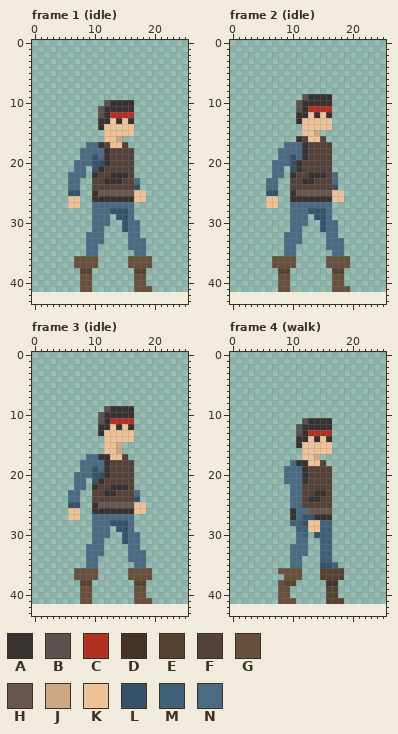
Two states of a pixel-art file, assets/sprites/pc/male.aseprite. Above: the version before the commit.
26x42 pixels, 34 frames. Colours within 5 levels of each other are drawn and written as one. Shown: frame 1 (idle), frame 2 (idle), frame 3 (idle), frame 4 (walk). The old version is drawn lined up with the new one, on the new canvas. The commit also changed other frames, which this record leaves out.
Visible layers, top first: "Head", "Body", "Legs".
Palette (. is transparent): A #373230  B #5a5350  C #b23124  D #443425  E #554230  F #544139  G #67513d  H #69564d  J #cea884  K #eec39a  L #36526a  M #3f6178  N #4b6a84
Pixels before, frame 1 (idle), first column x 6:
10 ......BAAAA...
11 .....BAAAAA...
12 .....BACCCC...
13 .....AAKAKA...
14 .....AKKKKK...
15 ......KKKKK...
16 ......KKJ.....
17 ...NNAFKKF....
18 ..NNNNAFFFF...
19 ..NNLNAFFFF...
20 .NNNLLAFFFF...
21 .NN.LAFFFFF...
22 NNN.AFFAAAF...
23 NN..FFAAAFFN..
24 NN..FFFFFFFL..
25 LL..AHHHHHHKK.
26 KK..AAAAAAAKK.
27 KK..NNNNNNN...
28 ....NNNLLLN...
29 ....NNN.LLN...
30 ....NNN..LNN..
31 ....NN...LNN..
32 ...NNN....NN..
33 ...NNN....NNN.
34 ...NN.....NNN.
35 ...NN......NN.
36 .GGGG.....GGGG
37 .GGGG.....GGGG
38 ..EE.......EE.
39 ..GG.......GG.
40 ..GG.......GG.
41 ..GG.......GGG
Pixels before, frame 2 (idle), first column x 6:
 9 ......BAAAA...
10 .....BAAAAA...
11 .....BACCCC...
12 .....AAKAKA...
13 .....AKKKKK...
14 ......KKKKK...
15 ......KKJ.....
16 .....AFKKF....
17 ...NNNAFFFF...
18 ..NNNNAFFFF...
19 ..NNLNAFFFF...
20 .NNNLAFFFFF...
21 .NN.LAFFFFF...
22 .NN.AFFAAAFN..
23 NN..FFAAFFFN..
24 NN..FFFFFFFL..
25 LL..AHHHHHHKK.
26 KK..AAAAAAAKK.
27 KK..NNNNNNN...
28 ....NNNLLLN...
29 ....NNN.LLN...
30 ....NNN..LNN..
31 ....NN...LNN..
32 ...NNN....NN..
33 ...NNN....NNN.
34 ...NN.....NNN.
35 ...NN......NN.
36 .GGGG.....GGGG
37 .GGGG.....GGGG
38 ..EE.......EE.
39 ..GG.......GG.
40 ..GG.......GG.
41 ..GG.......GGG
Pixels before, frame 3 (idle), first column x 6:
 9 ......BAAAA...
10 .....BAAAAA...
11 .....BACCCC...
12 .....AAKAKA...
13 .....AKKKKK...
14 ......KKKKK...
15 ......KKJ.....
16 ......KKJ.....
17 ...NNAAKKF....
18 ..NNNNAFFFF...
19 ..NNLNAFFFF...
20 .NNNLLAFFFF...
21 .NN.LAFFFFF...
22 .NN.AFFAAAF...
23 NN..FFAAFFFN..
24 NN..FFFFFFFL..
25 LL..AHHHHHHKK.
26 KK..AAAAAAAKK.
27 KK..NNNNNNN...
28 ....NNNLLLN...
29 ....NNN.LLN...
30 ....NNN..LNN..
31 ....NN...LNN..
32 ...NNN....NN..
33 ...NNN....NNN.
34 ...NN.....NNN.
35 ...NN......NN.
36 .GGGG.....GGGG
37 .GGGG.....GGGG
38 ..EE.......EE.
39 ..GG.......GG.
40 ..GG.......GG.
41 ..GG.......GGG
Pixels before, frame 4 (walk), first column x 8:
11 ....BAAAA..
12 ...BAAAAA..
13 ...BACCCC..
14 ...AAKAKA..
15 ...AKKKKK..
16 ....KKKKK..
17 ....KKJ....
18 ..NAAKKF...
19 .NNNAFFFF..
20 .NNNAFFFF..
21 .NNNAFFFF..
22 ..NNFFFFF..
23 ..NNFFAAF..
24 ..NNFAAFF..
25 ..NNFFFFF..
26 ..ANNHHHH..
27 ..ANLLAAA..
28 ..MMLKKMM..
29 ...MMKKMM..
30 ...NM.LMM..
31 ...NN..MM..
32 ..NNN..MM..
33 ..NNN..MM..
34 ..NN...MM..
35 ..NN...LLM.
36 GGGG...EEEE
37 .GGG...EEEE
38 GEE.....DD.
39 GG......EE.
40 GG......EE.
41 GGG.....EEE
After:
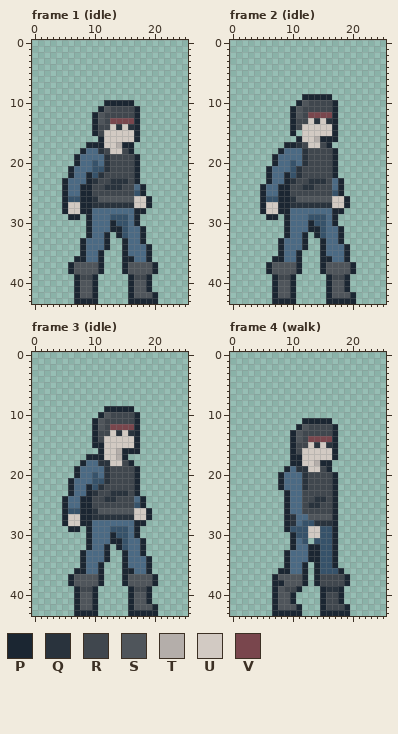
Colours new in this view: P #1b2632  Q #29333d  R #40474e  S #4f555b  T #b4aeaa  U #d2cac3  V #79464d
Edits made:
canvas 26x42 -> 26x44
Changed rows in their new state; - is an unchanged pixel.
Frame 1 (idle):
first column x 5:
10 -------PPPPP----
11 ------PSRRRRP---
12 -----PSRRRRRP---
13 -----PSRVVVVP---
14 -----PRRUQUQP---
15 -----PRUUUUUP---
16 ------PUUUUUP---
17 ----PPPUUTPP----
18 ---P--QRUURP----
19 --P--N-QRRRRP---
20 --P---NQRRRRP---
21 -P--N-LQRRRRP---
22 -P--PLQRRRRRP---
23 P--NPQRRQQQRP---
24 P--PPRRQQQRRNP--
25 PNNPPRRRRRRRLP--
26 PLLPPQSSSSSSUUP-
27 PUUPPQQQQQQQUUP-
28 PUUPP---NNN-PP--
29 -PP-P---L---P---
30 ----P---PL--P---
31 ----P--NPP---P--
32 ----P--P-PL--P--
33 ---P---P--P--P--
34 ---P--NP--P---P-
35 ---P--P---PN--P-
36 --PPNNP---PPNNP-
37 -PSSSSP---PSSSSP
38 -PSSSSP---PSSSSP
39 --PRRP-----PRRP-
40 --PSSP-----PSSP-
41 --PSSP-----PSSP-
42 --PSSP-----PSSSP
43 --PPPP-----PPPPP
Frame 2 (idle):
first column x 5:
 9 -------PPPPP----
10 ------PSRRRRP---
11 -----PSRRRRRP---
12 -----PSRVVVVP---
13 -----PRRUQUQP---
14 -----PRUUUUUP---
15 -----P-UUUUUP---
16 ------PUUTPPP---
17 ----PPQRUURP----
18 ---P---QRRRRP---
19 --P--N-QRRRRP---
20 --P---NQRRRRP---
21 -P--N-QRRRRRP---
22 -P--PLQRRRRRP---
23 -P-NPQRRQQQR-P--
24 P--PPRRQQRRRNP--
25 PNNPPRRRRRRRLP--
26 PLLPPQSSSSSSUUP-
27 PUUPPQQQQQQQUUP-
28 PUUPP---NNN-PP--
29 -PP-P---L---P---
30 ----P---PL--P---
31 ----P--NPP---P--
32 ----P--P-PL--P--
33 ---P---P--P--P--
34 ---P--NP--P---P-
35 ---P--P---PN--P-
36 --PPNNP---PPNNP-
37 -PSSSSP---PSSSSP
38 -PSSSSP---PSSSSP
39 --PRRP-----PRRP-
40 --PSSP-----PSSP-
41 --PSSP-----PSSP-
42 --PSSP-----PSSSP
43 --PPPP-----PPPPP
Frame 3 (idle):
first column x 5:
 9 -------PPPPP----
10 ------PSRRRRP---
11 -----PSRRRRRP---
12 -----PSRVVVVP---
13 -----PRRUQUQP---
14 -----PRUUUUUP---
15 -----PPUUUUUP---
16 ------PUUTPPP---
17 ----PPPUUTP-----
18 ---P--QQUURP----
19 --P--N-QRRRRP---
20 --P---NQRRRRP---
21 -P--N-LQRRRRP---
22 -P--PLQRRRRRP---
23 -P-NPQRRQQQRP---
24 P--PPRRQQRRRNP--
25 PNNPPRRRRRRRLP--
26 PLLPPQSSSSSSUUP-
27 PUUPPQQQQQQQUUP-
28 PUUPP---NNN-PP--
29 -PP-P---L---P---
30 ----P---PL--P---
31 ----P--NPP---P--
32 ----P--P-PL--P--
33 ---P---P--P--P--
34 ---P--NP--P---P-
35 ---P--P---PN--P-
36 --PPNNP---PPNNP-
37 -PSSSSP---PSSSSP
38 -PSSSSP---PSSSSP
39 --PRRP-----PRRP-
40 --PSSP-----PSSP-
41 --PSSP-----PSSP-
42 --PSSP-----PSSSP
43 --PPPP-----PPPPP
Frame 4 (walk):
first column x 7:
11 -----PPPPP---
12 ----PSRRRRP--
13 ---PSRRRRRP--
14 ---PSRVVVVP--
15 ---PRRUQUQP--
16 ---PRUUUUUP--
17 ---PPUUUUUP--
18 ---PPUUTPP---
19 --P-QQUURP---
20 -P---QRRRRP--
21 -P---QRRRRP--
22 -PN--QRRRRP--
23 --P--RRRRRP--
24 --P--RRQQRP--
25 --P--RQQRRP--
26 --PN-RRRRRP--
27 --PQ-NSSSSP--
28 --PQN-LQQQP--
29 --PLLLUULLP--
30 ---PLLUULLP--
31 ---P-L-LLLP--
32 ---P--PPLLP--
33 --P---PPLLP--
34 --P--NPPLLP--
35 --P--P-P--P--
36 -PPNNP-PLLLP-
37 PSSSSP-PRRRRP
38 PPSSSP-PRRRRP
39 PSRRP---PQQP-
40 PSSP----PRRP-
41 PSSP----PRRP-
42 PSSSP---PRRRP
43 PPPPP---PPPPP
Boxes around the changes in both pictures, in picture pixels (x1, y1, x2, y2):
changed: (62, 100, 158, 304)
changed: (260, 94, 356, 304)
changed: (62, 406, 158, 616)
changed: (272, 418, 350, 616)
